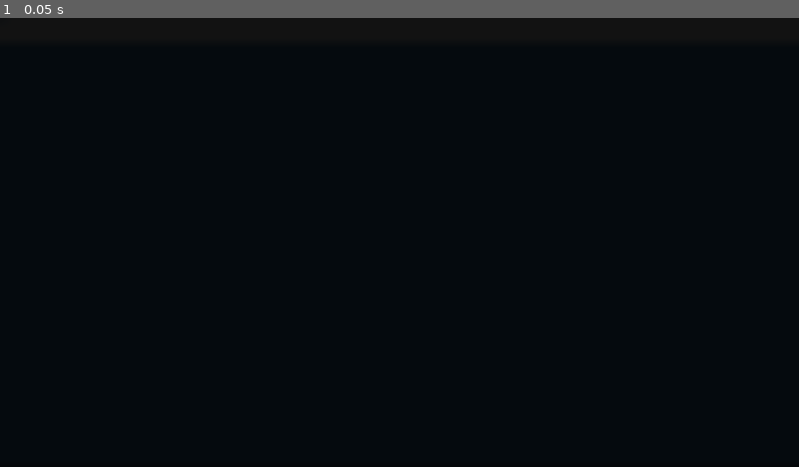
Above: before the commit, frame 1.
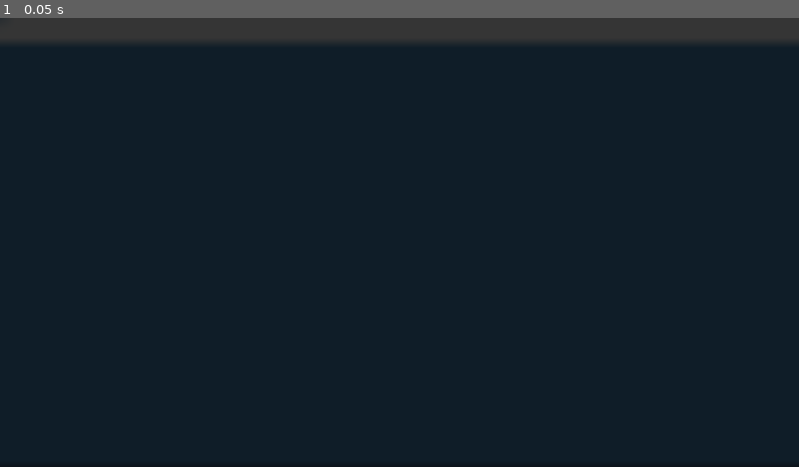
Above: after the commit, the same moment.

Repository: RUPOG/Entrega-Final-Seminario
Game: Godot game, scene res://Escenas/mundo.tscn
Two runs of this game, one before a commit and one after it. Both use one fixed random seed, a clock stepped at 60 frames per second and the inputs below. The engine's default icon, where the game draws it, is replaced by a stand-in: a white triangle on a blue panel in a dark square.
Inputs:
- Up to frame 1 (0.05 s): no input

The runs differ from the first frame. In frame 1, 99% of the frame differs, in the area x 0-100%, y 0-99%.

Commit message:
Director, Personaje y ID de los orbes

Diff:
--- /dev/null
+++ b/Escenas/director.tscn
@@ -0,0 +1,3 @@
+[gd_scene format=3 uid="uid://dtxjwx0dsgub3"]
+
+[node name="Director" type="AnimationPlayer"]
--- a/Escenas/mundo.tscn
+++ b/Escenas/mundo.tscn
@@ -1,21 +1,45 @@
-[gd_scene load_steps=5 format=3 uid="uid://dmj4o4y48hx6t"]
+[gd_scene load_steps=10 format=3 uid="uid://dmj4o4y48hx6t"]
 
 [ext_resource type="Script" uid="uid://d4a7ypsuk17oa" path="res://mundo.gd" id="1_gv8d2"]
-[ext_resource type="PackedScene" uid="uid://77pwot11yr42" path="res://Escenas/character_body_2d.tscn" id="2_5sfon"]
+[ext_resource type="PackedScene" uid="uid://77pwot11yr42" path="res://Escenas/personaje.tscn" id="2_5sfon"]
 [ext_resource type="Texture2D" uid="uid://bau00pnx2n2im" path="res://icon.svg" id="2_f4s1m"]
 [ext_resource type="AudioStream" uid="uid://dus3trxnxastp" path="res://Recursos/Notas/nota_1.ogg" id="4_ly0wt"]
+[ext_resource type="PackedScene" uid="uid://dtxjwx0dsgub3" path="res://Escenas/director.tscn" id="5_rxj15"]
+[ext_resource type="Script" uid="uid://d2q171oyqta75" path="res://director.gd" id="6_f4s1m"]
+
+[sub_resource type="Animation" id="Animation_rxj15"]
+resource_name = "cambio_mundo_real"
+
+[sub_resource type="Animation" id="Animation_f4s1m"]
+resource_name = "cambio_mundo_neutro"
+
+[sub_resource type="AnimationLibrary" id="AnimationLibrary_gv8d2"]
+_data = {
+&"cambio_mundo_neutro": SubResource("Animation_f4s1m"),
+&"cambio_mundo_real": SubResource("Animation_rxj15")
+}
 
 [node name="Mundo" type="Node2D"]
 script = ExtResource("1_gv8d2")
 
 [node name="Fondo" type="Sprite2D" parent="."]
-modulate = Color(0.0728426, 0.0728426, 0.0728426, 1)
+modulate = Color(0.20871, 0.20871, 0.20871, 1)
 position = Vector2(-229.5, -691)
 scale = Vector2(80.1484, 30.6094)
 texture = ExtResource("2_f4s1m")
 
-[node name="CharacterBody2D" parent="." instance=ExtResource("2_5sfon")]
+[node name="Personaje" parent="." instance=ExtResource("2_5sfon")]
 position = Vector2(-465, -24)
 
 [node name="Nota" type="AudioStreamPlayer" parent="."]
 stream = ExtResource("4_ly0wt")
+
+[node name="Director" parent="." instance=ExtResource("5_rxj15")]
+libraries = {
+&"": SubResource("AnimationLibrary_gv8d2")
+}
+script = ExtResource("6_f4s1m")
+
+[connection signal="timeout" from="Personaje/TimerQuieto" to="Director" method="cambio_mundo_neutro"]
+
+[editable path="Personaje"]
--- a/Escenas/orbe.tscn
+++ /dev/null
@@ -1,17 +0,0 @@
-[gd_scene load_steps=4 format=3 uid="uid://bregfulsmmoge"]
-
-[ext_resource type="PackedScene" uid="uid://bwlg5ya621utf" path="res://Escenas/linea_camino.tscn" id="1_a8pst"]
-[ext_resource type="Script" uid="uid://buvwou3cdwcqa" path="res://orbe.gd" id="1_dubeu"]
-[ext_resource type="Texture2D" uid="uid://bau00pnx2n2im" path="res://icon.svg" id="2_gdv1t"]
-
-[node name="Orbe" type="Node2D"]
-script = ExtResource("1_dubeu")
-
-[node name="AudioStreamPlayer2D" type="AudioStreamPlayer2D" parent="."]
-pitch_scale = 0.5
-autoplay = true
-
-[node name="Node2D" parent="." instance=ExtResource("1_a8pst")]
-
-[node name="Sprite2D" type="Sprite2D" parent="."]
-texture = ExtResource("2_gdv1t")
--- a/Escenas/character_body_2d.tscn
+++ b/Escenas/personaje.tscn
@@ -1,6 +1,6 @@
 [gd_scene load_steps=7 format=3 uid="uid://77pwot11yr42"]
 
-[ext_resource type="Script" uid="uid://c0n8bt4myd8nt" path="res://character_body_2d.gd" id="1_3ndfa"]
+[ext_resource type="Script" uid="uid://bhi17bq318wv4" path="res://personaje.gd" id="1_vpgkb"]
 [ext_resource type="AudioStream" uid="uid://cav7yrjpgmiw8" path="res://Recursos/Pasos/footstep04.ogg" id="3_enq3x"]
 [ext_resource type="AudioStream" uid="uid://bt3okyxnjrfyf" path="res://Recursos/Pasos/footstep09.ogg" id="3_vtkvo"]
 [ext_resource type="AudioStream" uid="uid://bg4016twhlm4h" path="res://Recursos/Pasos/footstep06.ogg" id="5_ie5ss"]
@@ -14,8 +14,8 @@
 stream_1/stream = ExtResource("3_vtkvo")
 stream_2/stream = ExtResource("5_ie5ss")
 
-[node name="CharacterBody2D" type="CharacterBody2D"]
-script = ExtResource("1_3ndfa")
+[node name="Personaje" type="CharacterBody2D"]
+script = ExtResource("1_vpgkb")
 
 [node name="CollisionShape2D" type="CollisionShape2D" parent="."]
 shape = SubResource("CircleShape2D_3ndfa")
@@ -24,7 +24,12 @@
 [node name="Camera2D" type="Camera2D" parent="."]
 zoom = Vector2(0.475, 0.475)
 
-[node name="AudioStreamPlayer" type="AudioStreamPlayer" parent="."]
+[node name="Pasos" type="AudioStreamPlayer" parent="."]
 stream = SubResource("AudioStreamRandomizer_3yiu5")
 volume_db = -21.055
 pitch_scale = 0.4
+
+[node name="TimerQuieto" type="Timer" parent="."]
+wait_time = 4.0
+
+[connection signal="timeout" from="TimerQuieto" to="." method="on_quieto"]
--- a/character_body_2d.gd
+++ /dev/null
@@ -1,24 +0,0 @@
-extends CharacterBody2D
-
-@onready var audio_stream_player: AudioStreamPlayer = $AudioStreamPlayer
-
-const SPEED = 300.0
-const JUMP_VELOCITY = -400.0
-@onready var orbes : Array
-
-func _physics_process(delta: float) -> void:
-
-	var direction := Input.get_vector("ui_left","ui_right","ui_up","ui_down")
-	if direction != Vector2.ZERO and !audio_stream_player.playing:
-		audio_stream_player.play()
-
-	velocity = direction * SPEED
-
-	move_and_slide()
-	velocity.x = move_toward(velocity.x, 0, SPEED)
-	velocity.y = move_toward(velocity.y, 0, SPEED)
-
-
-func _on_area_entered(area: Area2D) -> void:
-	#si es de tipo orbe agarra su id y lo guarda en orbes.
-	pass # Replace with function body.
--- /dev/null
+++ b/director.gd
@@ -0,0 +1,29 @@
+extends AnimationPlayer
+
+var en_mundo_real:bool
+var en_mundo_neutro : bool
+
+func cambio_mundo_neutro():
+	if !en_mundo_neutro:
+		play("cambio_mundo_neutro")
+		print("cambió a mundo neutro")
+		en_mundo_neutro = true
+		en_mundo_real = false
+
+func cambio_mundo_real():
+	if !en_mundo_real:
+		play("cambio_mundo_real")
+		print("cambió a mundo real")
+		en_mundo_real = true
+		en_mundo_neutro = false
+
+
+func _input(event: InputEvent) -> void:
+	if event.is_action("abajo"):
+		cambio_mundo_real()
+	elif event.is_action("arriba"):
+		cambio_mundo_real()
+	elif event.is_action("izquierda"):
+		cambio_mundo_real()
+	elif event.is_action("derecha"):
+		cambio_mundo_real()
--- a/mundo.gd
+++ b/mundo.gd
@@ -8,11 +8,10 @@
 const FF3 = preload("res://Recursos/forceField_003.ogg")
 @onready var sonidos: Array = [FF0,FF1,FF2,FF3]
 @onready var nota: AudioStreamPlayer = $Nota
+@onready var orbes_mundo
 
 func _ready() -> void:
 	inicializar_emisores()
-
-
 
 func inicializar_emisores() -> void:
 	var cuadrante : int = 0
--- a/orbe_emisor.gd
+++ b/orbe_emisor.gd
@@ -5,7 +5,7 @@
 @onready var area_agarrable: Area2D = $AreaAgarrable
 
 
-
+@export var id: int
 var player_ref: Node2D
 var player_cerca: bool = false
 
--- /dev/null
+++ b/personaje.gd
@@ -0,0 +1,45 @@
+extends CharacterBody2D
+class_name jugador
+
+signal tiempo
+
+
+@export var VELOCIDAD: float = 100
+@onready var timer_quieto: Timer = $TimerQuieto
+@onready var pasos: AudioStreamPlayer = $Pasos
+
+const FRENADO: float = 600
+var orbes_player:Array[int] = []
+var moviendose: bool = false
+
+
+
+func _physics_process(delta: float) -> void:
+	movimiento(delta)
+
+
+func movimiento(delta):
+	var direccion: Vector2 = Input.get_vector("izquierda","derecha","arriba","abajo")
+	if direccion:
+		moviendose = true
+		velocity = direccion * VELOCIDAD
+		if !pasos.playing:
+			pasos.play()
+			timer_quieto.stop()
+	else:
+		velocity = velocity.move_toward(Vector2.ZERO, FRENADO * delta)
+		if moviendose:
+			moviendose = false
+			print(moviendose)
+			timer_quieto.start()
+
+	move_and_slide()
+
+
+
+func sumarOrbe(id_orbe):
+	orbes_player.append(id_orbe)
+	print(orbes_player)
+
+func numero_de_orbes()->int:
+	return orbes_player.size()
--- a/project.godot
+++ b/project.godot
@@ -23,6 +23,34 @@
 
 window/size/always_on_top=true
 
+[input]
+
+arriba={
+"deadzone": 0.2,
+"events": [Object(InputEventKey,"resource_local_to_scene":false,"resource_name":"","device":-1,"window_id":0,"alt_pressed":false,"shift_pressed":false,"ctrl_pressed":false,"meta_pressed":false,"pressed":false,"keycode":0,"physical_keycode":87,"key_label":0,"unicode":119,"location":0,"echo":false,"script":null)
+]
+}
+abajo={
+"deadzone": 0.2,
+"events": [Object(InputEventKey,"resource_local_to_scene":false,"resource_name":"","device":-1,"window_id":0,"alt_pressed":false,"shift_pressed":false,"ctrl_pressed":false,"meta_pressed":false,"pressed":false,"keycode":0,"physical_keycode":83,"key_label":0,"unicode":115,"location":0,"echo":false,"script":null)
+]
+}
+derecha={
+"deadzone": 0.2,
+"events": [Object(InputEventKey,"resource_local_to_scene":false,"resource_name":"","device":-1,"window_id":0,"alt_pressed":false,"shift_pressed":false,"ctrl_pressed":false,"meta_pressed":false,"pressed":false,"keycode":0,"physical_keycode":68,"key_label":0,"unicode":100,"location":0,"echo":false,"script":null)
+]
+}
+izquierda={
+"deadzone": 0.2,
+"events": [Object(InputEventKey,"resource_local_to_scene":false,"resource_name":"","device":-1,"window_id":0,"alt_pressed":false,"shift_pressed":false,"ctrl_pressed":false,"meta_pressed":false,"pressed":false,"keycode":0,"physical_keycode":65,"key_label":0,"unicode":97,"location":0,"echo":false,"script":null)
+]
+}
+escape={
+"deadzone": 0.2,
+"events": [Object(InputEventKey,"resource_local_to_scene":false,"resource_name":"","device":-1,"window_id":0,"alt_pressed":false,"shift_pressed":false,"ctrl_pressed":false,"meta_pressed":false,"pressed":false,"keycode":0,"physical_keycode":81,"key_label":0,"unicode":113,"location":0,"echo":false,"script":null)
+]
+}
+
 [rendering]
 
 renderer/rendering_method="gl_compatibility"
Not shown, removed: character_body_2d.gd.uid
Not shown, added: director.gd.uid
Not shown, added: personaje.gd.uid
